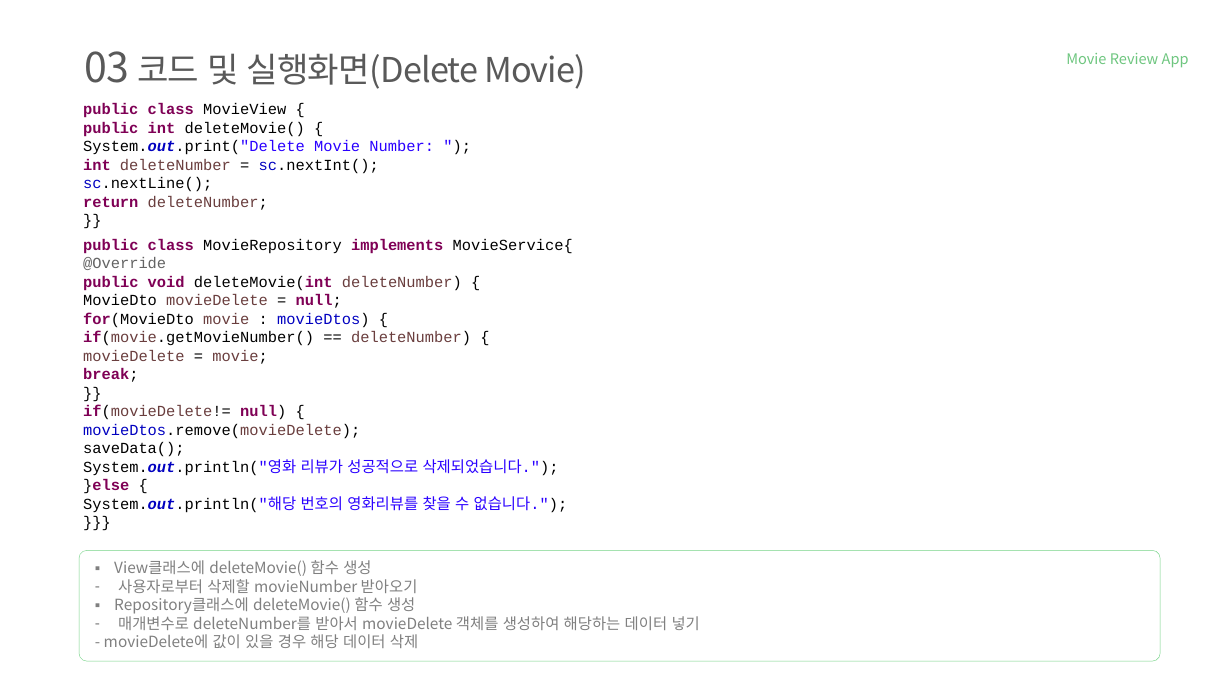
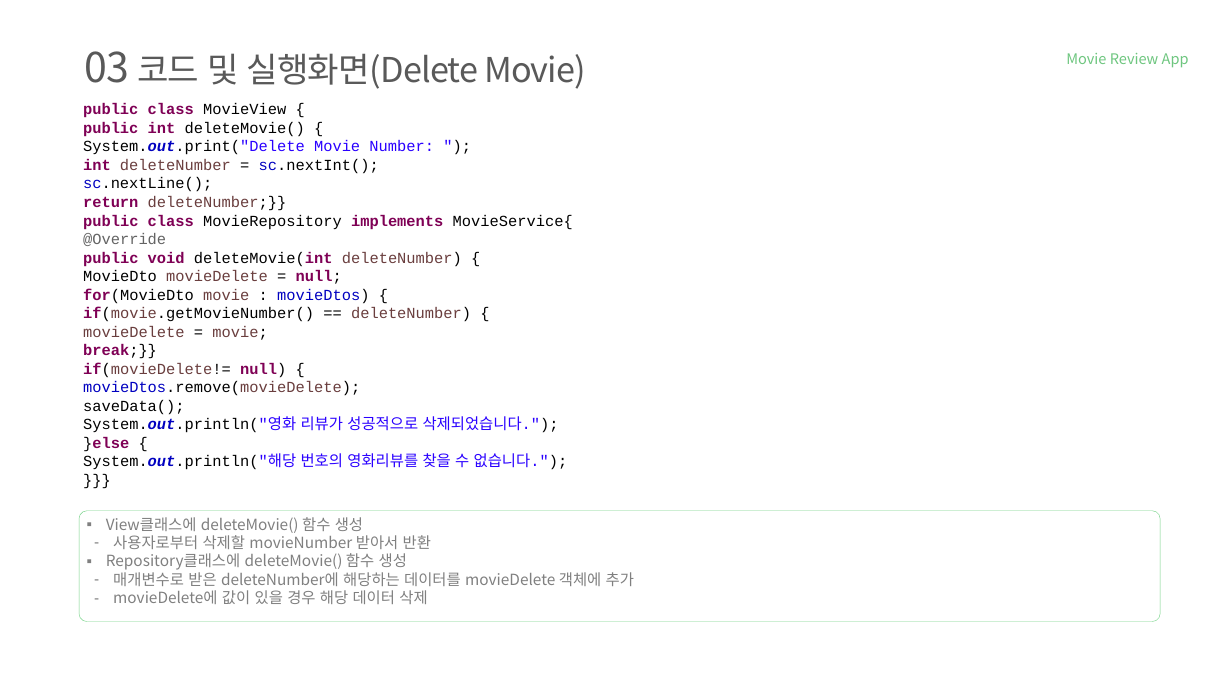
Before and after one commit to tnwjd121/MovieApp, a slide deck: slide 16 of ppt/국비(정보처리기능사)_백수정.pptx. Drawn at 1232x693 pixels with LibreOffice and Linux fonts; fonts in the diff are those of the drawing; background and template pictures are left out. Boxes give left, top, right and bottom in pixels: in the first picture for what was removed or moved away, otherwise in the second. Text is boxed around its words. In the diff, an @@ line names an element or a change of style, - is before the commit and + after.

```diff
--- a/ppt/국비(정보처리기능사)_백수정.pptx
+++ b/ppt/국비(정보처리기능사)_백수정.pptx
@@ text "public class MovieRepository implements MovieService{": place and size @@
-text "public class MovieRepository implements MovieService{" at [83, 239, 573, 513]
+text "public class MovieRepository implements MovieService{" at [83, 215, 573, 470]
@@ text at [83, 195, 287, 211]: text changed @@
-return deleteNumber;
-}}
+return deleteNumber;}}
@@ text at [83, 344, 157, 359]: text changed @@
-break;
-}}
+break;}}
@@ rounded rectangle: place and size @@
-rounded rectangle at [79, 550, 1160, 661]
+rounded rectangle at [79, 511, 1160, 622]
@@ text "View클래스에 deleteMovie() 함수 생성": place and size @@
-text "View클래스에 deleteMovie() 함수 생성" at [104, 560, 700, 648]
+text "View클래스에 deleteMovie() 함수 생성" at [106, 517, 634, 604]
@@ text at [113, 535, 431, 549]: text changed @@
-– 사용자로부터 삭제할 movieNumber 받아오기
+– 사용자로부터 삭제할 movieNumber 받아서 반환
@@ text at [113, 572, 634, 604]: text changed @@
-– 매개변수로 deleteNumber를 받아서 movieDelete 객체를 생성하여 해당하는 데이터 넣기
-- movieDelete에 값이 있을 경우 해당 데이터 삭제
+– 매개변수로 받은 deleteNumber에 해당하는 데이터를 movieDelete 객체에 추가
+– movieDelete에 값이 있을 경우 해당 데이터 삭제
```
Also in this commit, not shown: 19 other slides changed.
